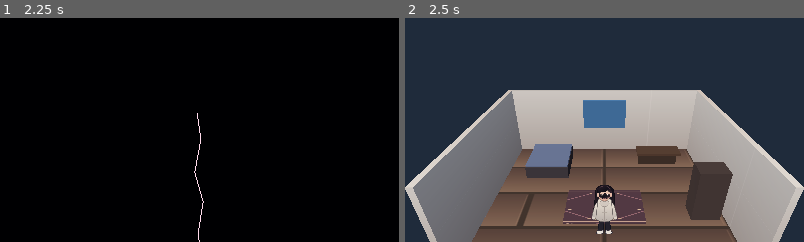
Above: before the commit, frames 1-2 (left to right).
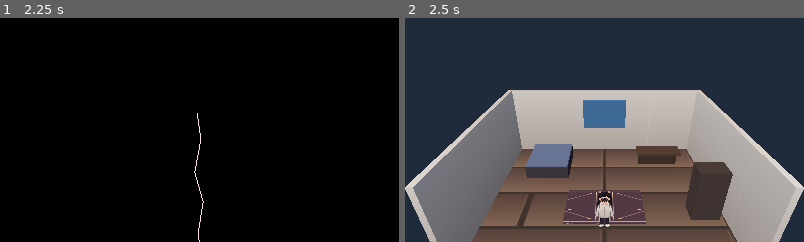
Above: after the commit, the same moments.

Repository: filuiss742-stack/Rift
Game: Godot game, scene res://scenes/main.tscn
Same seed, same stepped clock (60 frames per second), same inputs: the game is played once before the commit and once after it.
Inputs:
- Up to frame 1 (2.25 s): click "▶" at 0.5 s; tap Enter at 1.25 s; hold D (move_right) 1.28-2.03 s; hold E (interact) 1.28-2.03 s; tap Space at 1.52, 2 s; hold S (move_back) from 2.03 s (still down); tap E (interact) at 2.1 s
- Up to frame 2 (2.5 s): keep holding S (move_back); tap Space at 2.27 s
The pictures show only the part of the screen within x 25-75%, y 7-57%; the shares and areas given below are measured in that part.

Frame 1 is identical in both runs. In frame 2, 0.7% of the frame differs, in the area x 46-54%, y 74-97%.

Commit message:
Make sprite facing camera-relative and size character to game scale

Diff:
--- a/scripts/prologue/prologue.gd
+++ b/scripts/prologue/prologue.gd
@@ -50,6 +50,8 @@
 	else:
 		player.velocity.y = 0.0
 	player.move_and_slide()
+	if camera != null:
+		camera.global_position = player.global_position + Vector3(0, 8.5, 10.5)
 	_update_player_sprite(direction)
 	_update_nearby()
 
@@ -321,7 +323,7 @@
 	sprite_back = load("res://assets/sprites/lisa_idle_back.svg") as Texture2D
 	sprite_side = load("res://assets/sprites/lisa_idle_side.svg") as Texture2D
 	sprite.texture = sprite_front
-	sprite.pixel_size = 0.0062
+	sprite.pixel_size = 0.0044
 	sprite.billboard = BaseMaterial3D.BILLBOARD_ENABLED
 	sprite.alpha_cut = SpriteBase3D.ALPHA_CUT_DISCARD
 	sprite.position.y = 1.05
@@ -329,24 +331,30 @@
 	player.add_child(sprite)
 	add_child(player)
 	var camera_node := Camera3D.new()
-	camera_node.position = Vector3(0, 8.5, 10.5)
+	camera_node.position = player.global_position + Vector3(0, 8.5, 10.5)
 	camera_node.rotation_degrees = Vector3(-36, 0, 0)
 	camera_node.current = true
-	player.add_child(camera_node)
+	add_child(camera_node)
 	camera = camera_node
 
 func _update_player_sprite(direction: Vector3) -> void:
-	if player_sprite == null or direction.length_squared() < 0.02:
+	if player_sprite == null or camera == null or direction.length_squared() < 0.02:
 		return
-	if absf(direction.x) > absf(direction.z):
-		player_sprite.texture = sprite_side
-		player_sprite.flip_h = direction.x < 0.0
-	elif direction.z < 0.0:
+	var facing := Vector2(direction.x, direction.z).normalized()
+	var camera_from_character := Vector2(
+		camera.global_position.x - player.global_position.x,
+		camera.global_position.z - player.global_position.z
+	).normalized()
+	var camera_dot_facing := facing.dot(camera_from_character)
+	if camera_dot_facing > 0.45:
+		player_sprite.texture = sprite_front
+		player_sprite.flip_h = false
+	elif camera_dot_facing < -0.45:
 		player_sprite.texture = sprite_back
 		player_sprite.flip_h = false
 	else:
-		player_sprite.texture = sprite_front
-		player_sprite.flip_h = false
+		player_sprite.texture = sprite_side
+		player_sprite.flip_h = facing.cross(camera_from_character) < 0.0
 
 func _box(label: String, at: Vector3, size: Vector3, color: Color, solid: bool, texture_path: String = "") -> void:
 	var mesh_node := MeshInstance3D.new()
